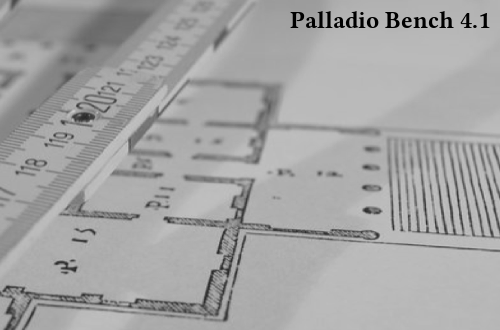
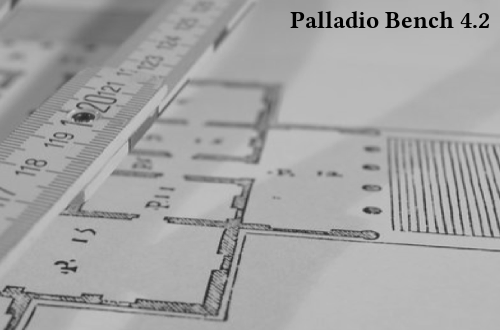
Two versions of the same layered image (500 x 330). Layer-by-layer changes:
renamed "Palladio Bench 4.1" to "Palladio Bench 4.2", painted on it over [left=478, top=13, right=490, bottom=28]
